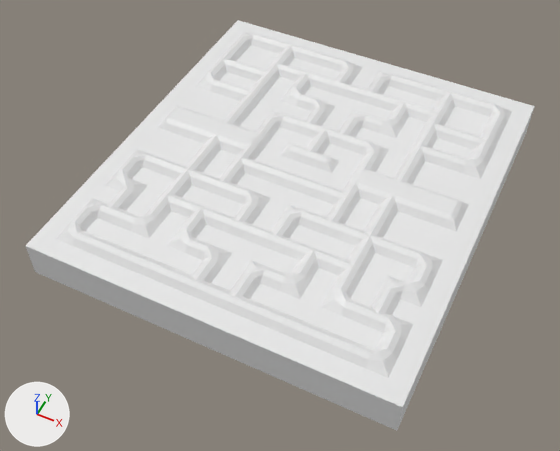
What one commit did to the FBX model Pac-Simple-Map.fbx.
The view is the same before and after, from a camera (50 mm lens) standing at (21.5, -15.9, 29.1) and looking at (9.3, 8.4, -1.3). The lights are fixed; the arrows at lower left show +X, +Y and +Z. Materials are left out; every surface is plain grey. Where no turn or scale is listed for an object, it has been applied to the vertices.

In view in the first picture: 'Base', 'Roof', 'Walls'.
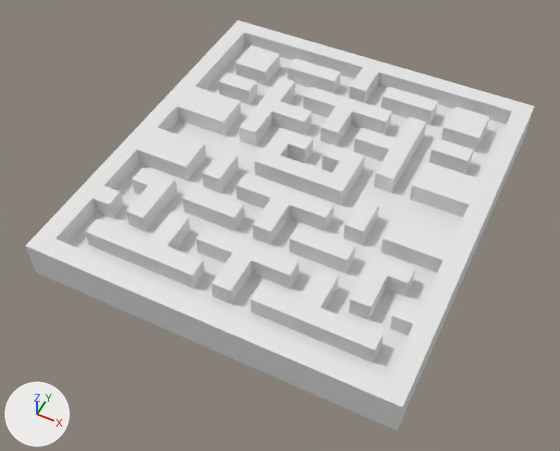
Pixel boxes [x1, y1, x2, y2] of what changed, in the pictures (560 x 451 px):
'Roof', deleted
    before: [56, 32, 512, 378]
'Base', unchanged, uncovered by the edit
    before: [30, 122, 530, 431]
    after: [30, 46, 530, 431]

Diff of the bpy script that builds the scene:
```diff
--- a/Pac-Simple-Map.fbx.py
+++ b/Pac-Simple-Map.fbx.py
@@ ob_roof @@
-ob_roof = bpy.data.objects.new('Roof', me_cube_003)
-ob_roof.location = (1.0, 1.0, 0.0)
```
